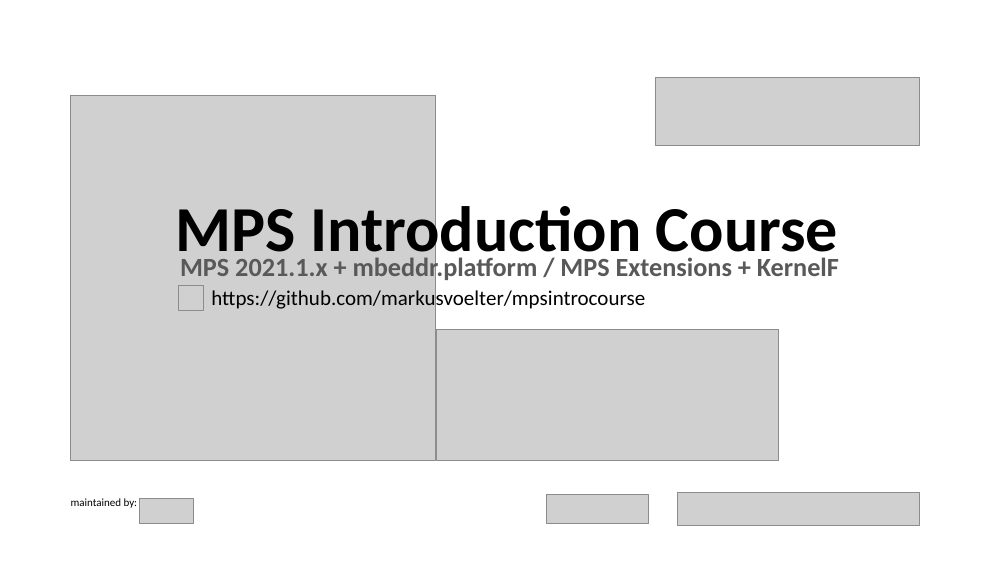
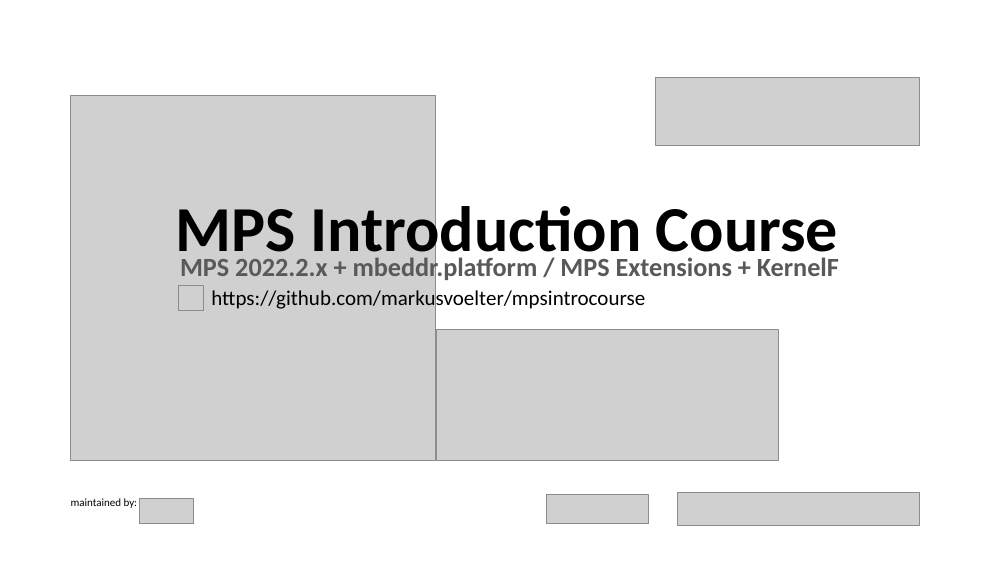
Before and after one commit to markusvoelter/mpsintrocourse, a slide deck: slide 1 of stuff/MPS Introduction Course.pptx. Drawn at 1008x567 pixels with LibreOffice and Linux fonts; fonts in the diff are those of the drawing; grey boxes stand for pictures. Boxes give left, top, right and bottom in pixels: in the first picture for what was removed or moved away, otherwise in the second. Text is boxed around its words. In the diff, an @@ line names an element or a change of style, - is before the commit and + after.

```diff
--- a/stuff/MPS Introduction Course.pptx
+++ b/stuff/MPS Introduction Course.pptx
@@ text at [180, 255, 839, 283]: text changed @@
-MPS 2021.1.x + mbeddr.platform / MPS Extensions + KernelF
+MPS 2022.2.x + mbeddr.platform / MPS Extensions + KernelF
```
Also in this commit, not shown: 2 other files.
